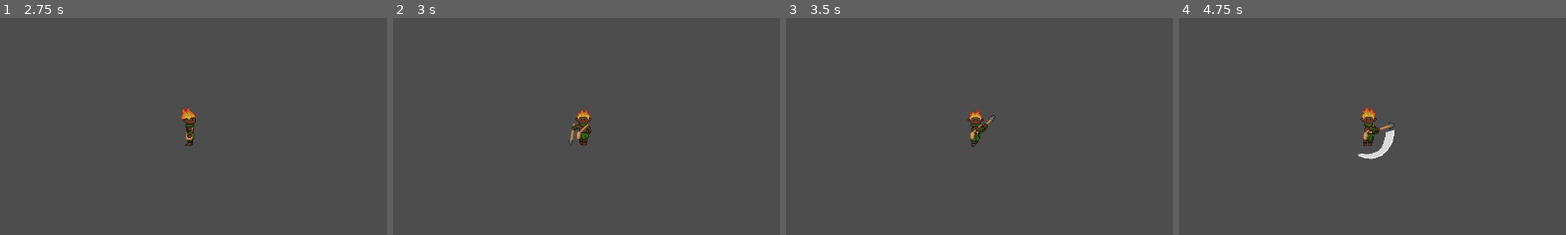
Above: before the commit, frames 1-4 (left to right).
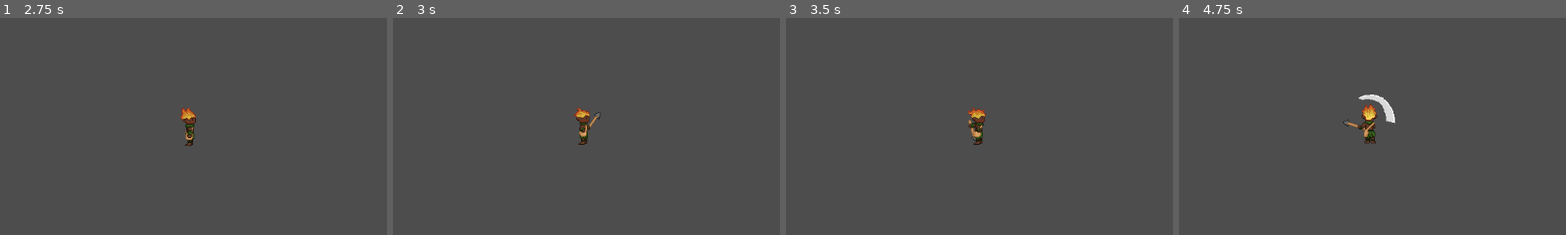
Above: after the commit, the same moments.

Repository: carolinalimaal/tekoha
Game: Godot game, scene res://UI/main_menu/main_menu.tscn
The game is run twice, just before and just after one commit, with the same random seed, the same clock (stepped at 60 frames per second) and the same inputs.
Inputs (mouse positions are % of the whole screen's width and height, from its top left):
- Up to frame 1 (2.75 s): click "Novo Jogo" at 0.5 s; click "Novo Jogo" at 1.25 s; click "Carregar Jogo" at 2 s
- Up to frame 2 (3 s): tap Enter at 2.75 s; move the mouse to (72, 45) at 2.77 s; hold D (move_right) from 2.78 s (still down); click (72, 45) at 2.85 s
- Up to frame 3 (3.5 s): keep holding D (move_right)
- Up to frame 4 (4.75 s): move the mouse to (30, 55) at 3.52 s; release D (move_right) at 3.53 s; hold S (move_down) 3.53-4.28 s; right-click (30, 55) at 3.6 s; tap Space at 4.25 s; move the mouse to (60, 28) at 4.27 s; hold D (move_right) from 4.28 s (still down); click (60, 28) at 4.35 s
The pictures show only the part of the screen within x 26-75%, y 25-75%; the shares and areas given below are measured in that part.

Frame 1 is identical in both runs. In frame 2, 0.5% of the frame differs, in the area x 45-54%, y 41-59%; in frame 3, 0.6%; in frame 4, 1.4%, in the area x 42-56%, y 35-66%.
Error before the commit: Cannot call method 'get_global_mouse_position' on a null value. (res://globals/input_manager.gd:46)

Commit message:
feat: atribuição do player ao global_refs

Diff:
--- a/tekoha/entities/player/player.gd
+++ b/tekoha/entities/player/player.gd
@@ -25,6 +25,7 @@
 @onready var state_machine: StateMachine = $StateMachine
 
 func _ready() -> void:
+	GlobalRefs.player = self
 	# Conectar sinais
 	health_component.died.connect(_on_player_died)
 	hitbox_component.attack_received.connect(_on_player_attack_received)
